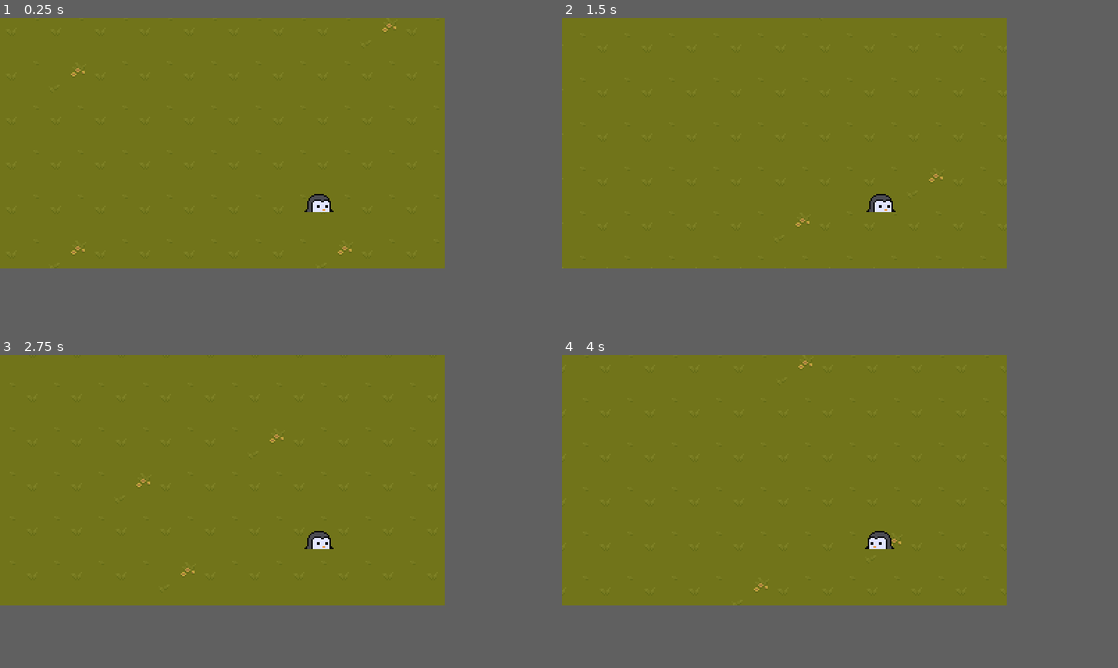
Above: before the commit, frames 1-4 (two rows, left to right).
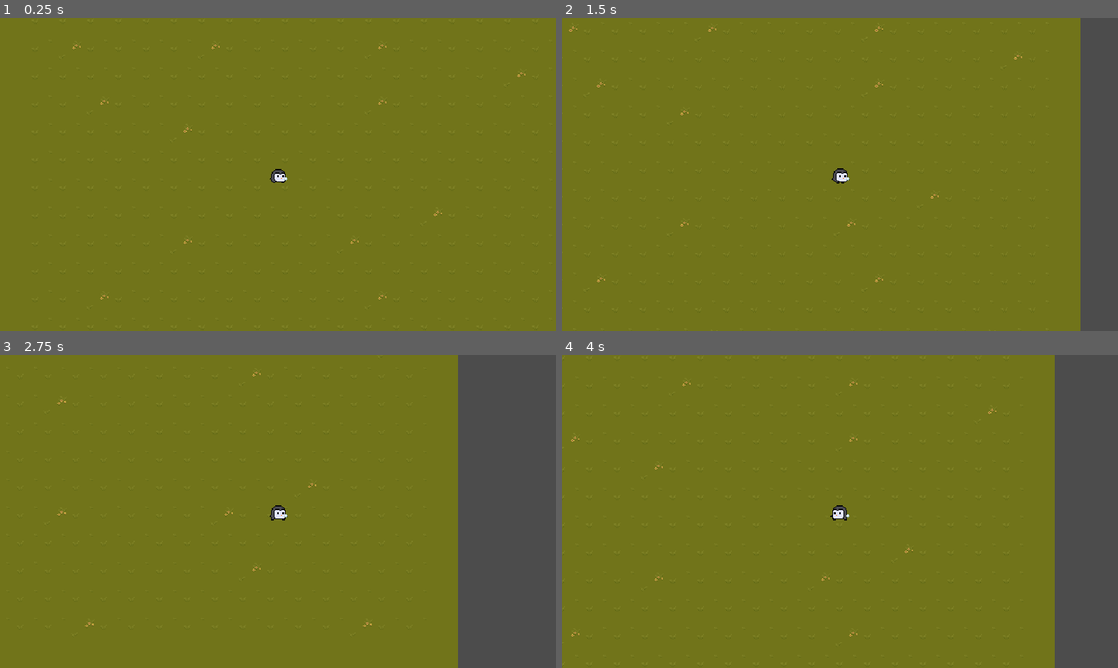
Above: after the commit, the same moments.

Repository: sebastianpantin/Penglandica
Game: Godot game, scene res://scenes/main.tscn
Two runs of this game, one before a commit and one after it. Both use one fixed random seed, a clock stepped at 60 frames per second and the inputs below.
Inputs:
- Up to frame 1 (0.25 s): no input
- Up to frame 2 (1.5 s): hold Right (move_right) 0.53-1.28 s; hold Down (move_down) from 1.28 s (still down)
- Up to frame 3 (2.75 s): release Down (move_down) at 2.03 s; hold Right (move_right) from 2.03 s (still down)
- Up to frame 4 (4 s): release Right (move_right) at 2.78 s; hold Up (move_up) 2.78-3.53 s; hold Left (move_left) from 3.53 s (still down)
The window is 640x360 before the commit and 800x450 after it. Grey fills any space a smaller window leaves; there, only what the larger window draws over its background counts as a difference.

The runs differ from the first frame. In frame 1, 0.5% of the frame differs, in the area x 6-95%, y 0-90%; in frame 2, 7.2%; in frame 3, 18%, in the area x 6-100%, y 0-100%; in frame 4, 12%.

Commit message:
refactor: remove unneeded assets and add snowball asset

Diff:
--- a/project.godot
+++ b/project.godot
@@ -16,8 +16,8 @@
 
 [display]
 
-window/size/width=320
-window/size/height=180
+window/size/width=640
+window/size/height=360
 window/size/test_width=1280
 window/size/test_height=720
 window/stretch/mode="2d"
--- a/scenes/characters/penguin/PenguinPlayer.tscn
+++ /dev/null
@@ -1,96 +0,0 @@
-[gd_scene load_steps=20 format=2]
-
-[ext_resource path="res://assets/penguin_idle.png" type="Texture" id=1]
-[ext_resource path="res://assets/penguin_walk.png" type="Texture" id=2]
-[ext_resource path="res://scenes/characters/penguin/PenguinPlayer.gd" type="Script" id=3]
-[ext_resource path="res://assets/penguin_idle_back.png" type="Texture" id=4]
-[ext_resource path="res://assets/penguin_walk_up.png" type="Texture" id=5]
-
-[sub_resource type="AtlasTexture" id=7]
-atlas = ExtResource( 1 )
-region = Rect2( 0, 0, 32, 32 )
-
-[sub_resource type="AtlasTexture" id=8]
-atlas = ExtResource( 1 )
-region = Rect2( 0, 32, 32, 32 )
-
-[sub_resource type="AtlasTexture" id=9]
-atlas = ExtResource( 4 )
-region = Rect2( 0, 0, 32, 32 )
-
-[sub_resource type="AtlasTexture" id=10]
-atlas = ExtResource( 4 )
-region = Rect2( 0, 32, 32, 32 )
-
-[sub_resource type="AtlasTexture" id=11]
-atlas = ExtResource( 2 )
-region = Rect2( 0, 0, 32, 32 )
-
-[sub_resource type="AtlasTexture" id=12]
-atlas = ExtResource( 2 )
-region = Rect2( 0, 32, 32, 32 )
-
-[sub_resource type="AtlasTexture" id=13]
-atlas = ExtResource( 2 )
-region = Rect2( 0, 64, 32, 32 )
-
-[sub_resource type="AtlasTexture" id=14]
-atlas = ExtResource( 2 )
-region = Rect2( 0, 96, 32, 32 )
-
-[sub_resource type="AtlasTexture" id=15]
-atlas = ExtResource( 5 )
-region = Rect2( 0, 0, 32, 32 )
-
-[sub_resource type="AtlasTexture" id=16]
-atlas = ExtResource( 5 )
-region = Rect2( 0, 32, 32, 32 )
-
-[sub_resource type="AtlasTexture" id=17]
-atlas = ExtResource( 5 )
-region = Rect2( 0, 64, 32, 32 )
-
-[sub_resource type="AtlasTexture" id=18]
-atlas = ExtResource( 5 )
-region = Rect2( 0, 96, 32, 32 )
-
-[sub_resource type="SpriteFrames" id=5]
-animations = [ {
-"frames": [ SubResource( 7 ), SubResource( 8 ) ],
-"loop": true,
-"name": "idle",
-"speed": 5.0
-}, {
-"frames": [ SubResource( 9 ), SubResource( 10 ) ],
-"loop": true,
-"name": "idle_back",
-"speed": 5.0
-}, {
-"frames": [ SubResource( 11 ), SubResource( 12 ), SubResource( 13 ), SubResource( 14 ) ],
-"loop": true,
-"name": "walk",
-"speed": 5.0
-}, {
-"frames": [ SubResource( 15 ), SubResource( 16 ), SubResource( 17 ), SubResource( 18 ) ],
-"loop": true,
-"name": "walk_up",
-"speed": 5.0
-} ]
-
-[sub_resource type="CircleShape2D" id=6]
-radius = 14.0
-
-[node name="PenguinPlayer" type="KinematicBody2D"]
-scale = Vector2( 1.2, 1.2 )
-script = ExtResource( 3 )
-__meta__ = {
-"_edit_group_": true
-}
-
-[node name="AnimatedSprite" type="AnimatedSprite" parent="."]
-frames = SubResource( 5 )
-animation = "idle"
-playing = true
-
-[node name="CollisionShape2D" type="CollisionShape2D" parent="."]
-shape = SubResource( 6 )
--- a/scenes/characters/penguin/PenguinPlayer.gd
+++ b/scenes/characters/penguin/penguin.gd
@@ -24,26 +24,26 @@
 		velocity = move_and_slide(velocity * 100)
 	else:
 		if direction.y == -1:
-			$AnimatedSprite.animation = "idle_back"
+			$Sprites/AnimationPlayer.play("idle_back")
 		else:
-			$AnimatedSprite.animation = "idle"
+			$Sprites/AnimationPlayer.play("idle_front")
 
 
 	if velocity.x != 0:
 		if velocity.y < 0:
-			$AnimatedSprite.animation = "walk_up"
+			$Sprites/AnimationPlayer.play("walk_back")
 		else:
-			$AnimatedSprite.animation = "walk"
-		$AnimatedSprite.flip_v = false
-		$AnimatedSprite.flip_h = velocity.x < 0
+			$Sprites/AnimationPlayer.play("walk_front")
+		$Sprites/Penguin.flip_v = false
+		$Sprites/Penguin.flip_h = velocity.x < 0
 	elif velocity.y > 0:
-		$AnimatedSprite.animation = "walk"
+		$Sprites/AnimationPlayer.play("walk_front")
 	elif velocity.y < 0:
-		$AnimatedSprite.animation = "walk_up"
+		$Sprites/AnimationPlayer.play("walk_back")
 
 
 func _ready():
-	$AnimatedSprite.play()
+	$Sprites/AnimationPlayer.play("idle_front")
 
 func _physics_process(delta):
 	read_input()
--- a/scenes/player.tscn
+++ b/scenes/characters/penguin/penguin.tscn
@@ -1,12 +1,13 @@
 [gd_scene load_steps=9 format=2]
 
-[ext_resource path="res://assets/penguin_walking.png" type="Texture" id=1]
-[ext_resource path="res://scenes/player.gd" type="Script" id=2]
+[ext_resource path="res://scenes/characters/penguin/penguin.gd" type="Script" id=1]
+[ext_resource path="res://assets/penguin_walking.png" type="Texture" id=2]
+[ext_resource path="res://assets/snowball.png" type="Texture" id=3]
 
 [sub_resource type="Animation" id=1]
 length = 0.001
 tracks/0/type = "value"
-tracks/0/path = NodePath("Sprite:frame")
+tracks/0/path = NodePath("Penguin:frame")
 tracks/0/interp = 1
 tracks/0/loop_wrap = true
 tracks/0/imported = false
@@ -18,13 +19,13 @@
 "values": [ 9 ]
 }
 
-[sub_resource type="Animation" id=4]
-resource_name = "idle"
+[sub_resource type="Animation" id=6]
+resource_name = "idle_back"
 length = 0.8
 loop = true
 step = 0.2
 tracks/0/type = "value"
-tracks/0/path = NodePath("Sprite:frame")
+tracks/0/path = NodePath("Penguin:frame")
 tracks/0/interp = 1
 tracks/0/loop_wrap = true
 tracks/0/imported = false
@@ -33,19 +34,52 @@
 "times": PoolRealArray( 0, 0.2, 0.4, 0.6 ),
 "transitions": PoolRealArray( 1, 1, 1, 1 ),
 "update": 1,
-"values": [ 4, 5, 6, 7 ]
+"values": [ 4, 6, 5, 7 ]
 }
 
-[sub_resource type="Animation" id=6]
-resource_name = "idleBack"
-
-[sub_resource type="Animation" id=5]
-resource_name = "walkHorizontal"
+[sub_resource type="Animation" id=4]
+resource_name = "idle_front"
 length = 0.8
 loop = true
 step = 0.2
 tracks/0/type = "value"
-tracks/0/path = NodePath("Sprite:frame")
+tracks/0/path = NodePath("Penguin:frame")
+tracks/0/interp = 1
+tracks/0/loop_wrap = true
+tracks/0/imported = false
+tracks/0/enabled = true
+tracks/0/keys = {
+"times": PoolRealArray( 0, 0.2, 0.4, 0.6 ),
+"transitions": PoolRealArray( 1, 1, 1, 1 ),
+"update": 1,
+"values": [ 0, 1, 2, 3 ]
+}
+
+[sub_resource type="Animation" id=7]
+resource_name = "walk_back"
+length = 0.8
+loop = true
+step = 0.2
+tracks/0/type = "value"
+tracks/0/path = NodePath("Penguin:frame")
+tracks/0/interp = 1
+tracks/0/loop_wrap = true
+tracks/0/imported = false
+tracks/0/enabled = true
+tracks/0/keys = {
+"times": PoolRealArray( 0, 0.2, 0.4, 0.6 ),
+"transitions": PoolRealArray( 1, 1, 1, 1 ),
+"update": 1,
+"values": [ 12, 13, 14, 15 ]
+}
+
+[sub_resource type="Animation" id=5]
+resource_name = "walk_front"
+length = 0.8
+loop = true
+step = 0.2
+tracks/0/type = "value"
+tracks/0/path = NodePath("Penguin:frame")
 tracks/0/interp = 1
 tracks/0/loop_wrap = true
 tracks/0/imported = false
@@ -57,59 +91,27 @@
 "values": [ 8, 9, 10, 11 ]
 }
 
-[sub_resource type="Animation" id=3]
-resource_name = "walkLeft"
-length = 0.8
-loop = true
-tracks/0/type = "value"
-tracks/0/path = NodePath("Sprite:frame")
-tracks/0/interp = 1
-tracks/0/loop_wrap = true
-tracks/0/imported = false
-tracks/0/enabled = true
-tracks/0/keys = {
-"times": PoolRealArray( 0, 0.2, 0.4, 0.6 ),
-"transitions": PoolRealArray( 1, 1, 1, 1 ),
-"update": 1,
-"values": [ 12, 13, 14, 15 ]
-}
-
-[sub_resource type="Animation" id=2]
-resource_name = "walkRight"
-length = 0.8
-loop = true
-tracks/0/type = "value"
-tracks/0/path = NodePath("Sprite:frame")
-tracks/0/interp = 1
-tracks/0/loop_wrap = true
-tracks/0/imported = false
-tracks/0/enabled = true
-tracks/0/keys = {
-"times": PoolRealArray( 0, 0.2, 0.4, 0.6 ),
-"transitions": PoolRealArray( 1, 1, 1, 1 ),
-"update": 1,
-"values": [ 8, 9, 10, 11 ]
-}
-
-[node name="Player" type="KinematicBody2D"]
-script = ExtResource( 2 )
+[node name="Penguin" type="KinematicBody2D"]
+script = ExtResource( 1 )
 
 [node name="Sprites" type="Node2D" parent="."]
 
-[node name="Sprite" type="Sprite" parent="Sprites"]
-position = Vector2( 69, 39 )
-texture = ExtResource( 1 )
+[node name="Penguin" type="Sprite" parent="Sprites"]
+texture = ExtResource( 2 )
 hframes = 4
-vframes = 6
+vframes = 4
 frame = 9
 
+[node name="Snowball" type="Sprite" parent="Sprites"]
+position = Vector2( 9, 5 )
+scale = Vector2( 0.3, 0.3 )
+texture = ExtResource( 3 )
+
 [node name="AnimationPlayer" type="AnimationPlayer" parent="Sprites"]
-autoplay = "walkLeft"
 anims/RESET = SubResource( 1 )
-anims/idle = SubResource( 4 )
-anims/idleBack = SubResource( 6 )
-anims/walkHorizontal = SubResource( 5 )
-anims/walkLeft = SubResource( 3 )
-anims/walkRight = SubResource( 2 )
+anims/idle_back = SubResource( 6 )
+anims/idle_front = SubResource( 4 )
+anims/walk_back = SubResource( 7 )
+anims/walk_front = SubResource( 5 )
 
 [node name="CollisionShape2D" type="CollisionShape2D" parent="."]
--- a/scenes/main.tscn
+++ b/scenes/main.tscn
@@ -1,7 +1,7 @@
 [gd_scene load_steps=4 format=2]
 
 [ext_resource path="res://assets/TX Tileset Grass.png" type="Texture" id=1]
-[ext_resource path="res://scenes/player.tscn" type="PackedScene" id=2]
+[ext_resource path="res://scenes/characters/penguin/penguin.tscn" type="PackedScene" id=2]
 
 [sub_resource type="TileSet" id=1]
 0/name = "TX Tileset Grass.png 0"
@@ -56,7 +56,7 @@
 format = 1
 tile_data = PoolIntArray( -393226, 0, 0, -393225, 0, 0, -393224, 0, 0, -393223, 0, 0, -393222, 0, 0, -393221, 0, 0, -39 …(4319 unchanged characters)…
 
-[node name="Player" parent="." instance=ExtResource( 2 )]
+[node name="Penguin" parent="." instance=ExtResource( 2 )]
 
-[node name="Camera2D" type="Camera2D" parent="Player"]
+[node name="Camera2D" type="Camera2D" parent="Penguin"]
 current = true
--- a/scenes/player.gd
+++ /dev/null
@@ -1,49 +0,0 @@
-extends KinematicBody2D
-
-var velocity: Vector2 = Vector2()
-var direction: Vector2 = Vector2()
-
-func read_input():
-	velocity = Vector2()
-
-	if Input.is_action_pressed("move_up"):
-		velocity.y -= 1
-		direction = Vector2(0, -1)
-	if Input.is_action_pressed("move_down"):
-		velocity.y += 1
-		direction = Vector2(0, 1)
-	if Input.is_action_pressed("move_left"):
-		velocity.x -= 1
-		direction = Vector2(-1, 0)
-	if Input.is_action_pressed("move_right"):
-		velocity.x += 1
-		direction = Vector2(1, 0)
-
-	if velocity.length() > 0:
-		velocity = velocity.normalized()
-		velocity = move_and_slide(velocity * 100)
-	else:
-		if direction.y == -1:
-			$Sprites/AnimationPlayer.play("idle_back")
-		else:
-			$Sprites/AnimationPlayer.play("idle_front")
-
-
-	if velocity.x != 0:
-		if velocity.y < 0:
-			$Sprites/AnimationPlayer.play("walk_back")
-		else:
-			$Sprites/AnimationPlayer.play("walk_front")
-		$Sprites/Sprite.flip_v = false
-		$Sprites/Sprite.flip_h = velocity.x < 0
-	elif velocity.y > 0:
-		$Sprites/AnimationPlayer.play("walk_front")
-	elif velocity.y < 0:
-		$Sprites/AnimationPlayer.play("walk_back")
-
-
-func _ready():
-	$Sprites/AnimationPlayer.play("idle_front")
-
-func _physics_process(delta):
-	read_input()
Binary file removed: assets/penguin_idle.png
Binary file removed: assets/penguin_idle_back.png
Not shown, removed: assets/penguin_idle_back.png.import
Binary file removed: assets/penguin_walk.png
Not shown, removed: assets/penguin_walk.png.import
Binary file removed: assets/penguin_walk_up.png
Not shown, removed: assets/penguin_walk_up.png.import
Binary file changed: assets/penguin_walking.png
Binary file added: assets/snowball.png
Not shown, changed: assets/snowball.png.import
